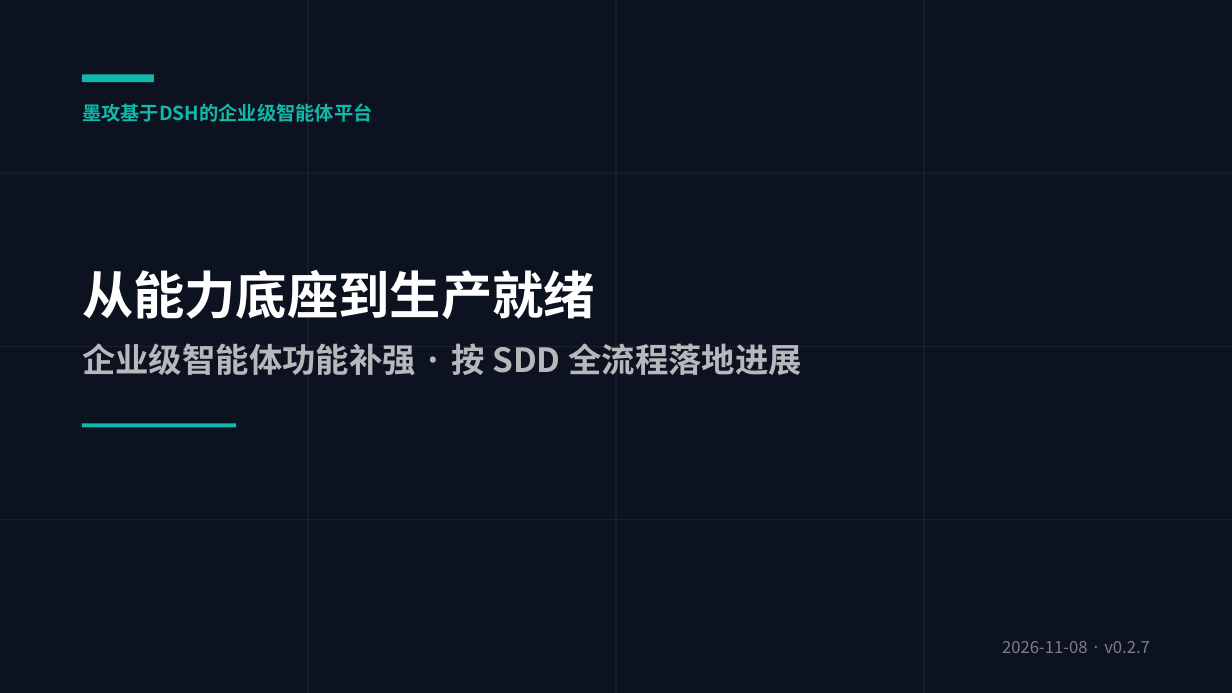
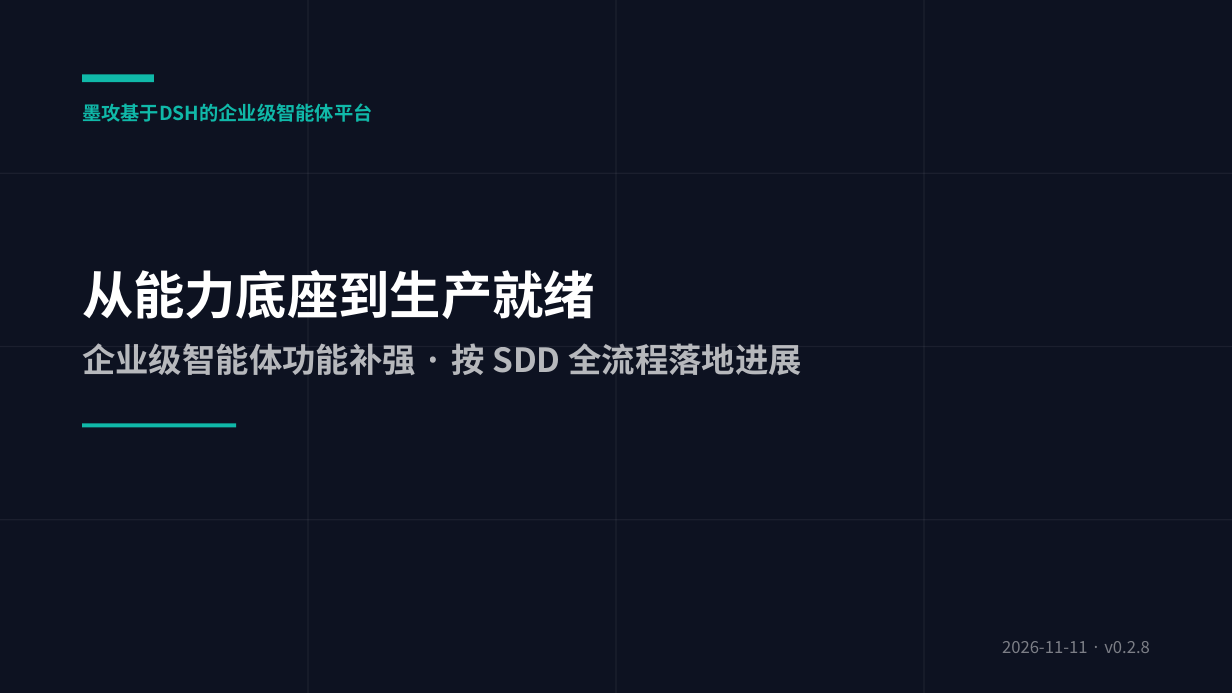
Before and after one commit to cooper2006/mogo, a slide deck: slide 1 of docs/intro-v4.pptx. Drawn at 1232x693 pixels with LibreOffice and Linux fonts; fonts in the diff are those of the drawing. Boxes give left, top, right and bottom in pixels: in the first picture for what was removed or moved away, otherwise in the second. Text is boxed around its words. In the diff, an @@ line names an element or a change of style, - is before the commit and + after.

```diff
--- a/docs/intro-v4.pptx
+++ b/docs/intro-v4.pptx
@@ text at [1002,641,1150,653]: text changed @@
-2026-11-08 · v0.2.7
+2026-11-11 · v0.2.8
```
Also in this commit, not shown: 13 other files.
